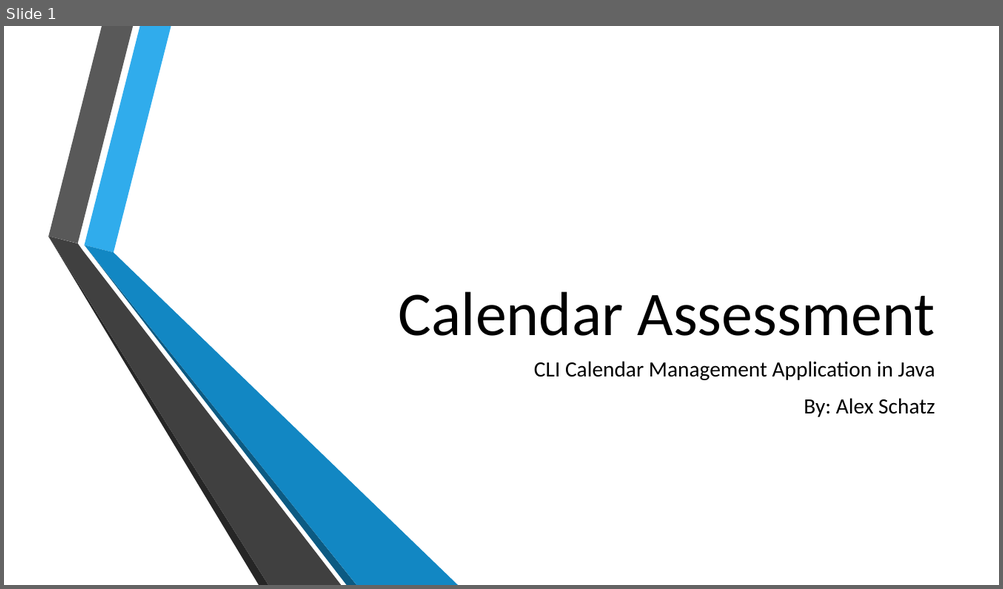
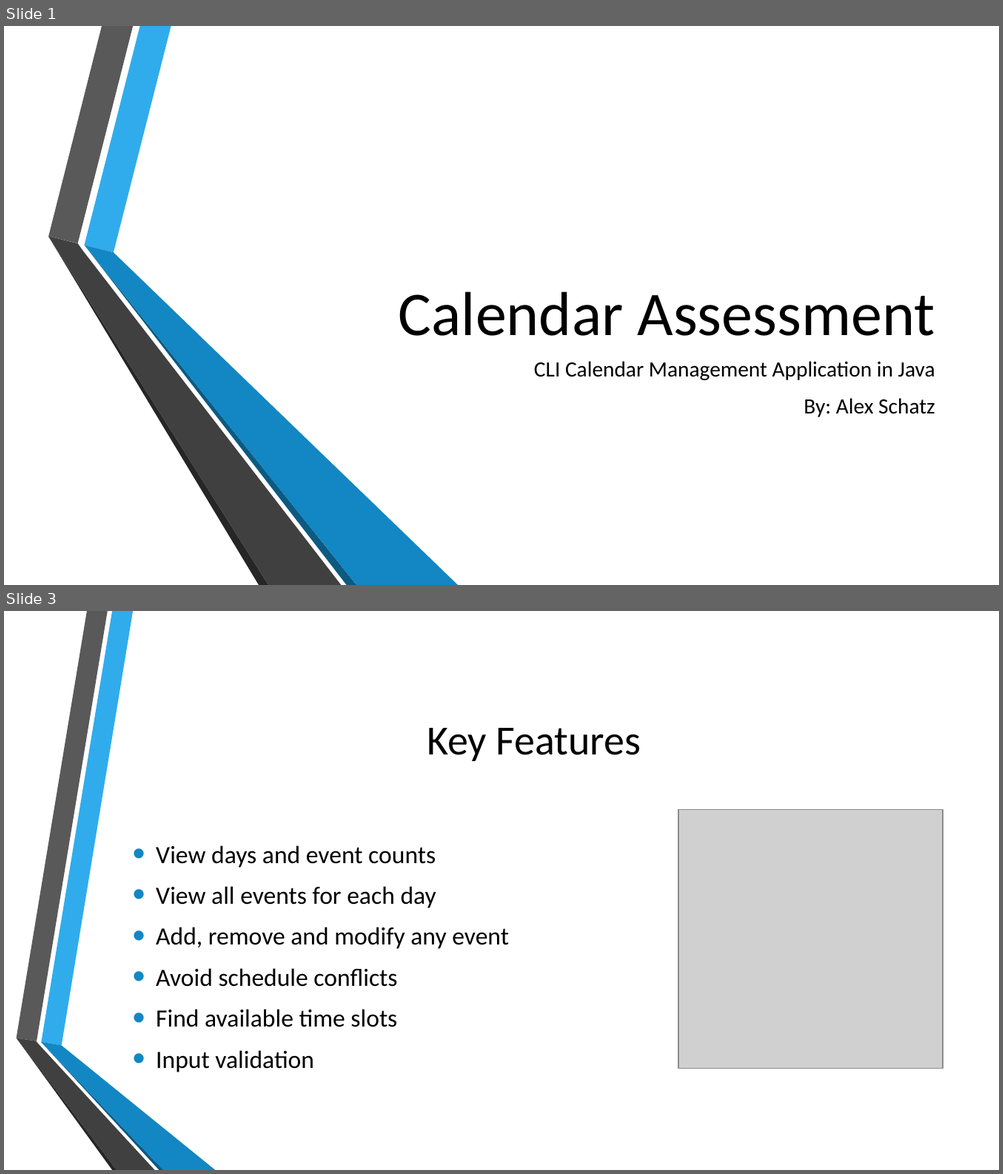
Before and after one commit to radfre/Capgemmini-Calender-Assesment, a slide deck: Calender Application Presentation.pptx. Shown one above the other, each under a label of ours: slide 1 before the commit, slides 1 and 3 after it; the slides between them are not shown. The pictures are 1003x589 and 1003x1174 pixels, drawn with LibreOffice and Linux fonts; fonts in the diff are those of the drawing; grey boxes stand for pictures; background and template pictures are left out. Boxes give left, top, right and bottom in pixels: in the first picture for what was removed or moved away, otherwise in the second. Text is boxed around its words. In the diff, an @@ line names an element or a change of style, - is before the commit and + after.

```diff
--- a/Calender Application Presentation.pptx
+++ b/Calender Application Presentation.pptx
@@ slide 3 added at [4, 611, 999, 1170], background picture (left out) @@
@@ title added at [427, 728, 641, 761], 40 pt, text #000000 @@
+Key Features
@@ picture added at [678, 810, 942, 1069] @@
@@ text added at [156, 846, 509, 1073], 24 pt, text #000000 @@
+• View days and event counts
+• View all events for each day
+• Add, remove and modify any event
+• Avoid schedule conflicts
+• Find available time slots
+• Input validation
@@ group added at [16, 611, 215, 1170]: 6 freeform shapes @@
```
Also in this commit, not shown: 6 other slides added, 2 slides removed.
